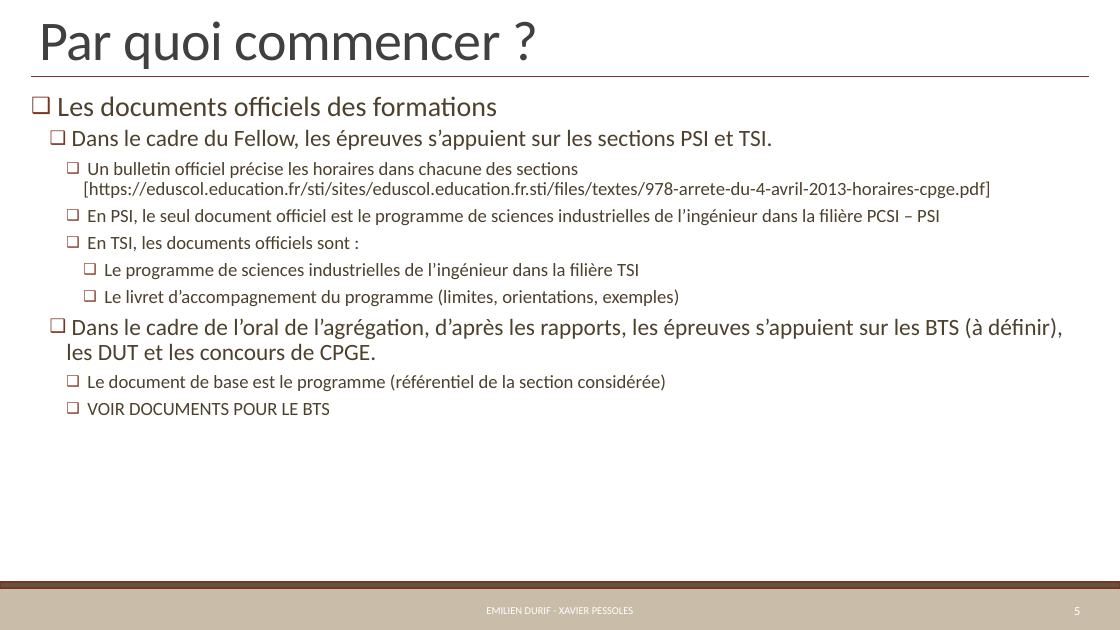
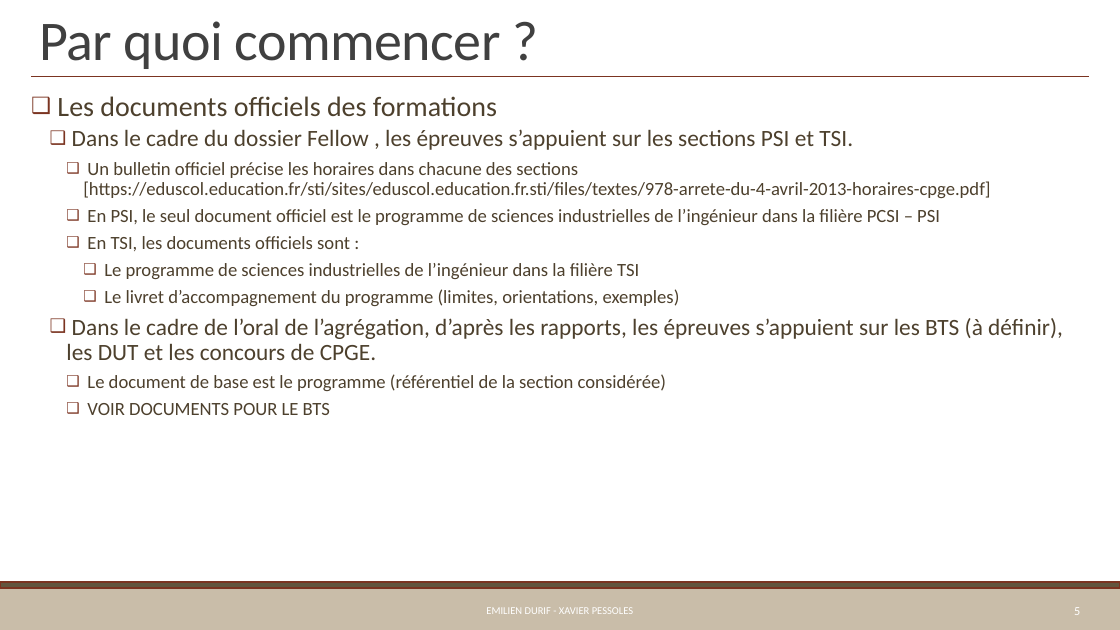
Before and after one commit to xpessoles/Preparation_Agregation, a slide deck: slide 5 of Cours/02_ProgressionPedagogique.pptx. Drawn at 1120x630 pixels with LibreOffice and Linux fonts; fonts in the diff are those of the drawing. Boxes give left, top, right and bottom in pixels: in the first picture for what was removed or moved away, otherwise in the second. Text is boxed around its words. In the diff, an @@ line names an element or a change of style, - is before the commit and + after.

```diff
--- a/Cours/02_ProgressionPedagogique.pptx
+++ b/Cours/02_ProgressionPedagogique.pptx
@@ text at (x1=72, y1=129, x2=853, y2=150): text changed @@
-  ❑ Dans le cadre du Fellow, les épreuves s’appuient sur les sections PSI et TSI.
+  ❑ Dans le cadre du dossier Fellow , les épreuves s’appuient sur les sections PSI et TSI.
```
Also in this commit, not shown: 2 other slides changed, 2 other files.
